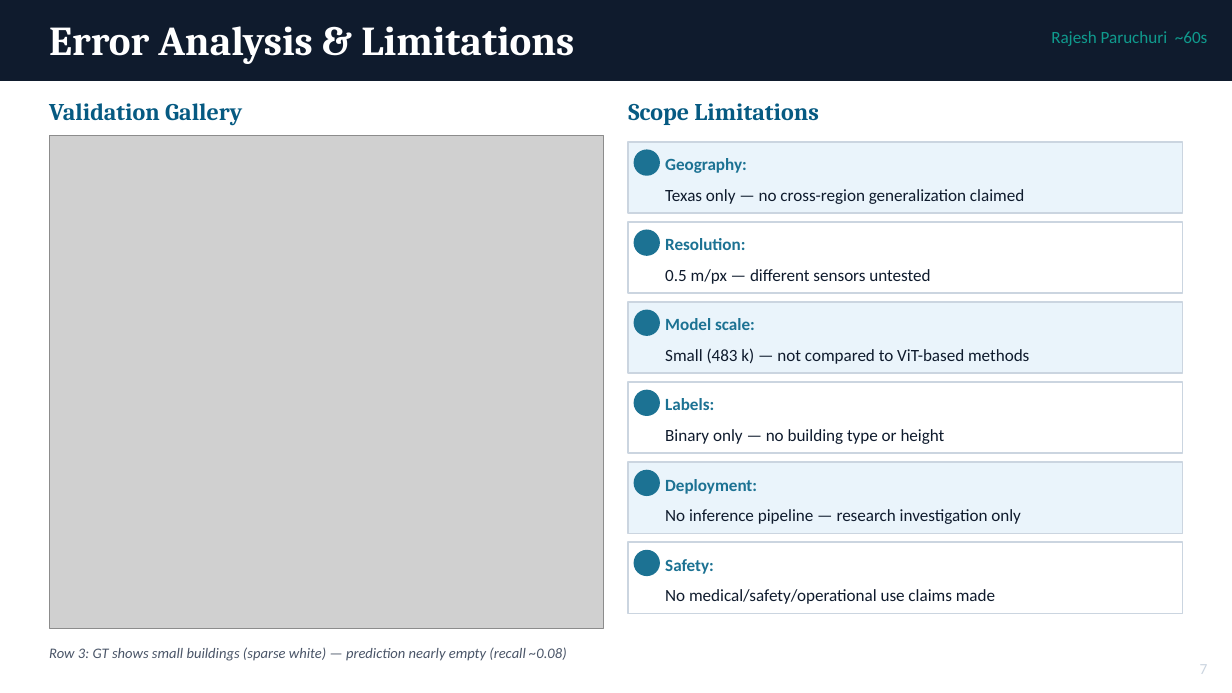
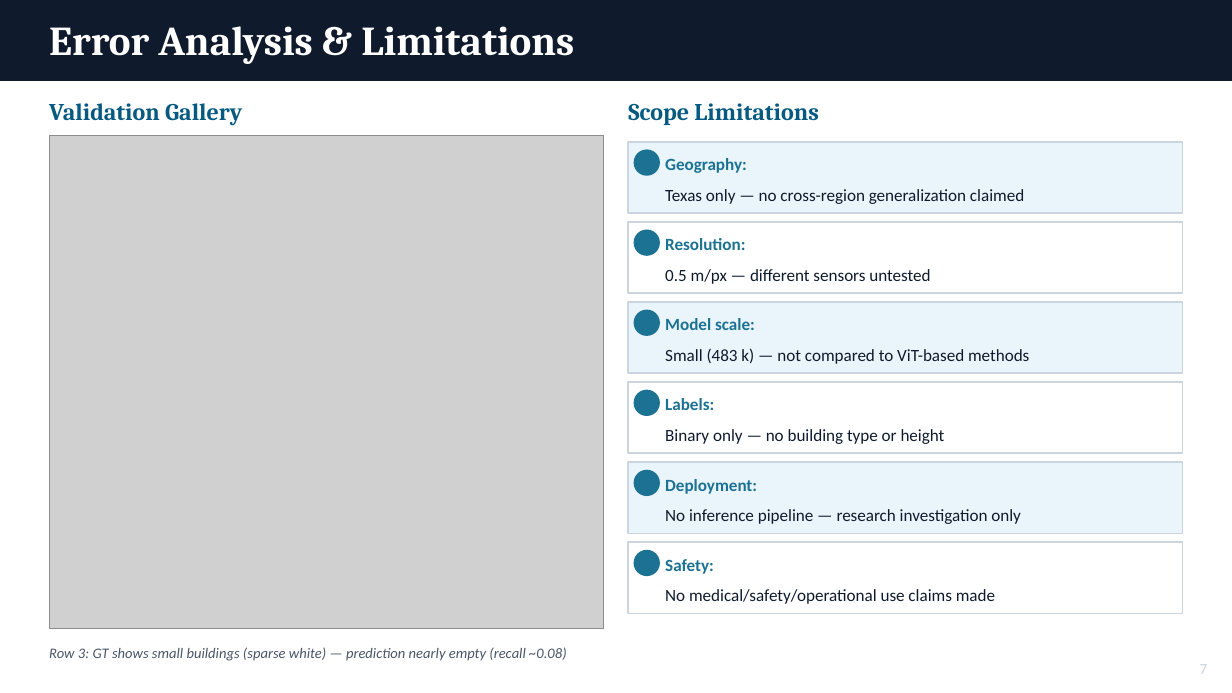
Before and after one commit to danwaseem/levir-change-detection, a slide deck: slide 8 of presentation/buildsafe_vision.pptx. Drawn at 1232x693 pixels with LibreOffice and Linux fonts; fonts in the diff are those of the drawing; grey boxes stand for pictures. Boxes give left, top, right and bottom in pixels: in the first picture for what was removed or moved away, otherwise in the second. Text is boxed around its words. In the diff, an @@ line names an element or a change of style, - is before the commit and + after.

```diff
--- a/presentation/buildsafe_vision.pptx
+++ b/presentation/buildsafe_vision.pptx
@@ text removed at [1051, 31, 1207, 46] @@
-Rajesh Paruchuri ~60s
```
Also in this commit, not shown: 6 other slides changed, 1 other file.
